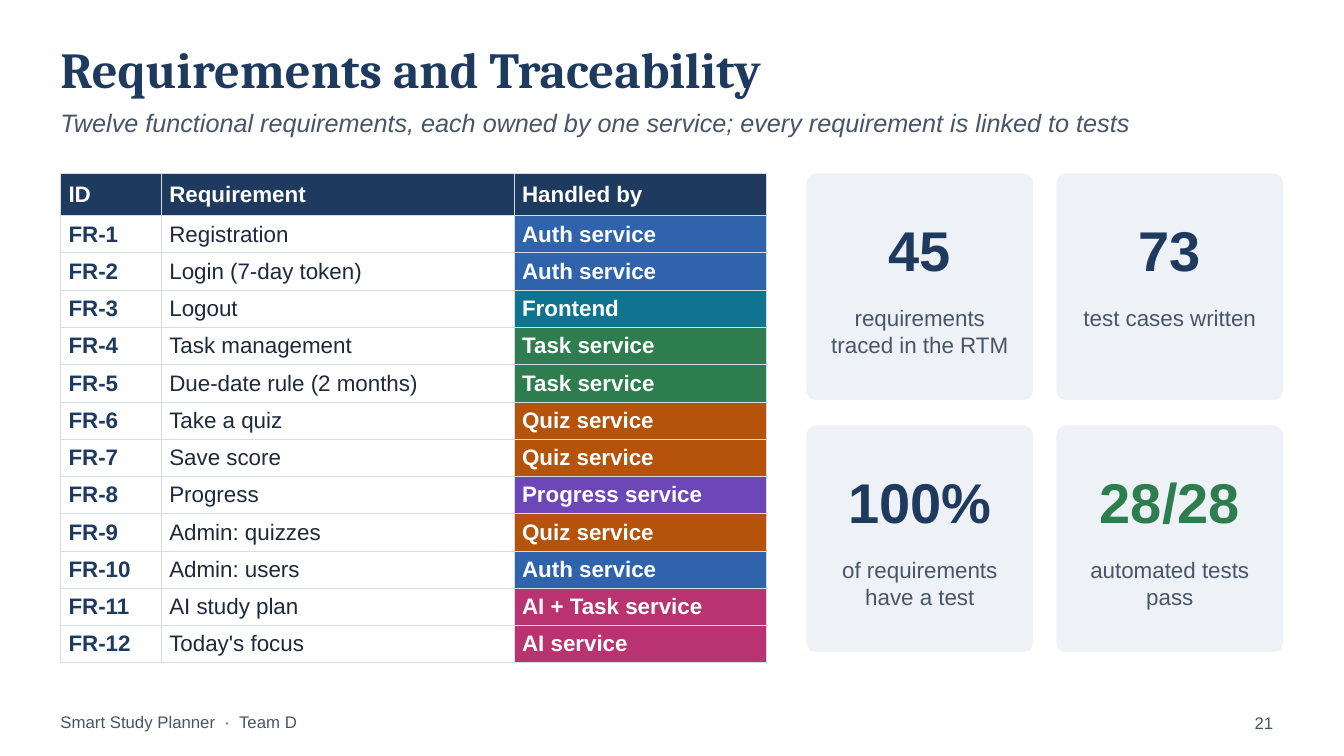
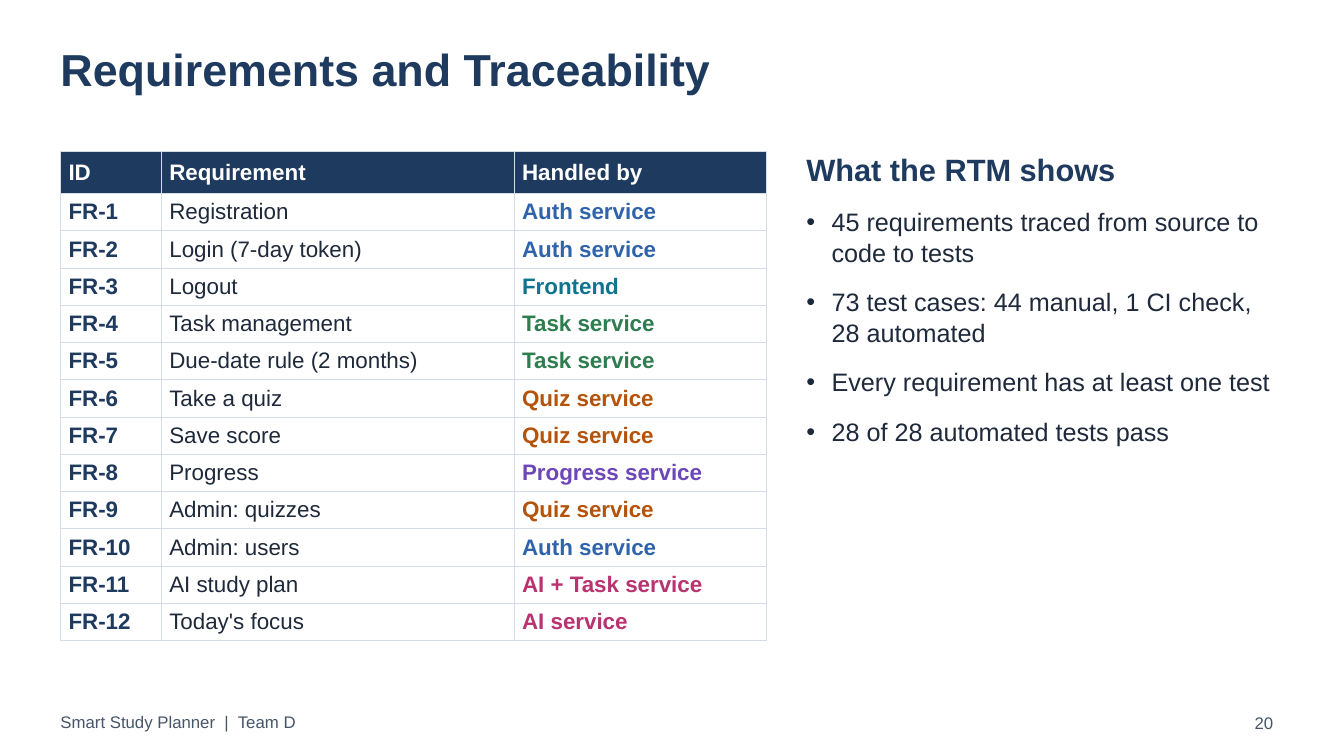
Before and after one commit to Anishpandey00/ssp-web, a slide deck: slide 20 of docs/presentations/SSP_Final_Presentation.pptx (slide 21 before the commit). Drawn at 1344x756 pixels with LibreOffice and Linux fonts; fonts in the diff are those of the drawing. Boxes give left, top, right and bottom in pixels: in the first picture for what was removed or moved away, otherwise in the second. Text is boxed around its words. In the diff, an @@ line names an element or a change of style, - is before the commit and + after.

```diff
--- a/docs/presentations/SSP_Final_Presentation.pptx
+++ b/docs/presentations/SSP_Final_Presentation.pptx
@@ title "Requirements and Traceability" at bbox=[60, 53, 710, 95]: size 36 to 32 pt, font Cambria to Arial @@
@@ text removed at bbox=[60, 113, 1129, 137] @@
-Twelve functional requirements, each owned by one service; every requirement is linked to tests
@@ table at bbox=[60, 151, 766, 638] @@
@@ fill #2F64AD to none in 3 cells @@
@@ fill #0E7490 to none in row 4, column 3 @@
@@ fill #2E7D4F to none in 2 cells @@
@@ fill #B45309 to none in 3 cells @@
@@ fill #6D46B8 to none in row 9, column 3 @@
@@ fill #B8336F to none in 2 cells @@
@@ text colour #FFFFFF to #2F64AD in "Auth service", "Auth service", "Auth service" @@
@@ text colour #FFFFFF to #0E7490 in "Frontend" @@
@@ text colour #FFFFFF to #2E7D4F in "Task service", "Task service" @@
@@ text colour #FFFFFF to #B45309 in "Quiz service", "Quiz service", "Quiz service" @@
@@ text colour #FFFFFF to #6D46B8 in "Progress service" @@
@@ text colour #FFFFFF to #B8336F in "AI + Task service", "AI service" @@
@@ table: place and size @@
-table at bbox=[60, 173, 766, 660]
+table at bbox=[60, 151, 766, 638]
@@ text added at bbox=[806, 158, 1116, 182], 22 pt, text #1F3A5F, bold @@
+What the RTM shows
@@ rounded rectangle removed at bbox=[807, 173, 1033, 400] @@
@@ rounded rectangle removed at bbox=[1057, 173, 1284, 400] @@
@@ text added at bbox=[832, 212, 1270, 447], 18 pt, text #1E293B @@
+• 45 requirements traced from source to code to tests
+• 73 test cases: 44 manual, 1 CI check, 28 automated
+• Every requirement has at least one test
+• 28 of 28 automated tests pass
@@ text removed at bbox=[889, 232, 951, 272] @@
-45
@@ text removed at bbox=[1139, 232, 1201, 272] @@
-73
@@ text removed at bbox=[831, 310, 1008, 353] @@
-requirements traced in the RTM
@@ text removed at bbox=[1083, 310, 1256, 326] @@
-test cases written
@@ rounded rectangle removed at bbox=[807, 425, 1033, 652] @@
@@ rounded rectangle removed at bbox=[1057, 425, 1284, 652] @@
@@ text removed at bbox=[848, 484, 991, 524] @@
-100%
@@ text removed at bbox=[1100, 482, 1240, 524] @@
-28/28
@@ text removed at bbox=[842, 562, 997, 605] @@
-of requirements have a test
@@ text removed at bbox=[1090, 562, 1249, 610] @@
-automated tests pass
@@ text at bbox=[60, 716, 296, 732]: text changed @@
-Smart Study Planner · Team D
+Smart Study Planner | Team D
@@ page number at bbox=[1255, 717, 1274, 729]: text changed @@
-21
+20
```
Also in this commit, not shown: 27 other slides changed, 3 slides added, 2 slides removed.
